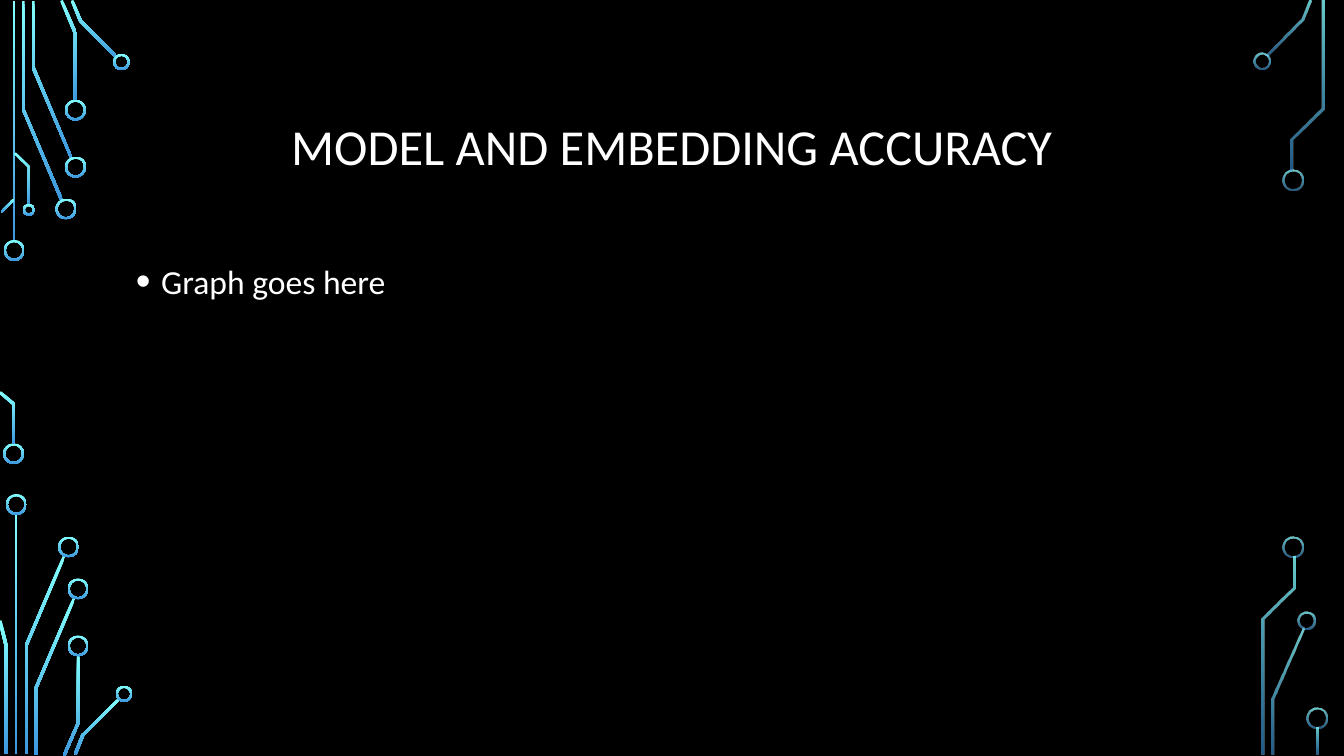
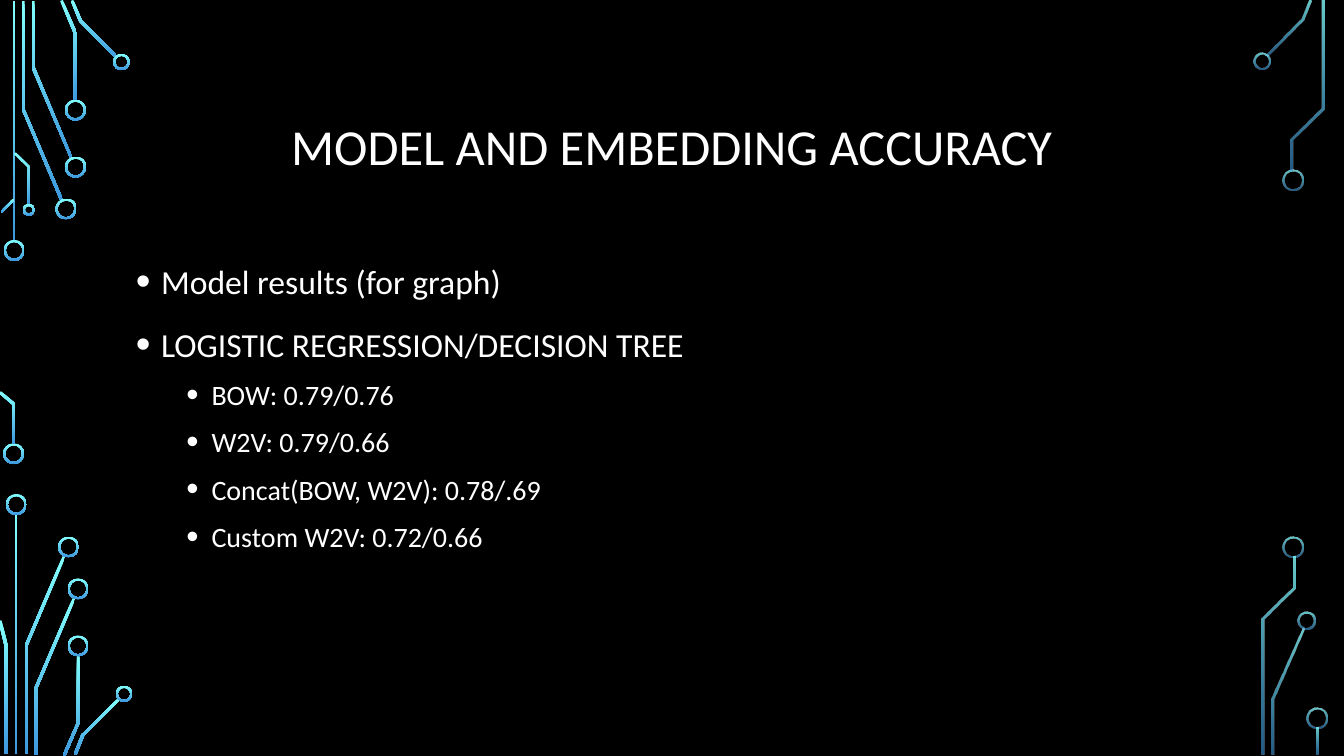
Before and after one commit to sheensta/twitter_hate_speech, a slide deck: slide 15 of deliverables/Hate_Speech_-_Milestone_Two.pptx. Drawn at 1344x756 pixels with LibreOffice and Linux fonts; fonts in the diff are those of the drawing; background and template pictures are left out. Boxes give left, top, right and bottom in pixels: in the first picture for what was removed or moved away, otherwise in the second. Text is boxed around its words. In the diff, an @@ line names an element or a change of style, - is before the commit and + after.

```diff
--- a/deliverables/Hate_Speech_-_Milestone_Two.pptx
+++ b/deliverables/Hate_Speech_-_Milestone_Two.pptx
@@ text at bbox=[161, 269, 683, 549]: text changed; size 24 to 20 pt @@
-• Graph goes here
+• Model results (for graph)
+• LOGISTIC REGRESSION/DECISION TREE
+  • BOW: 0.79/0.76
+  • W2V: 0.79/0.66
+  • Concat(BOW, W2V): 0.78/.69
+  • Custom W2V: 0.72/0.66
```
Also in this commit, not shown: 1 other slide changed, 1 slide added, 1 other file.
